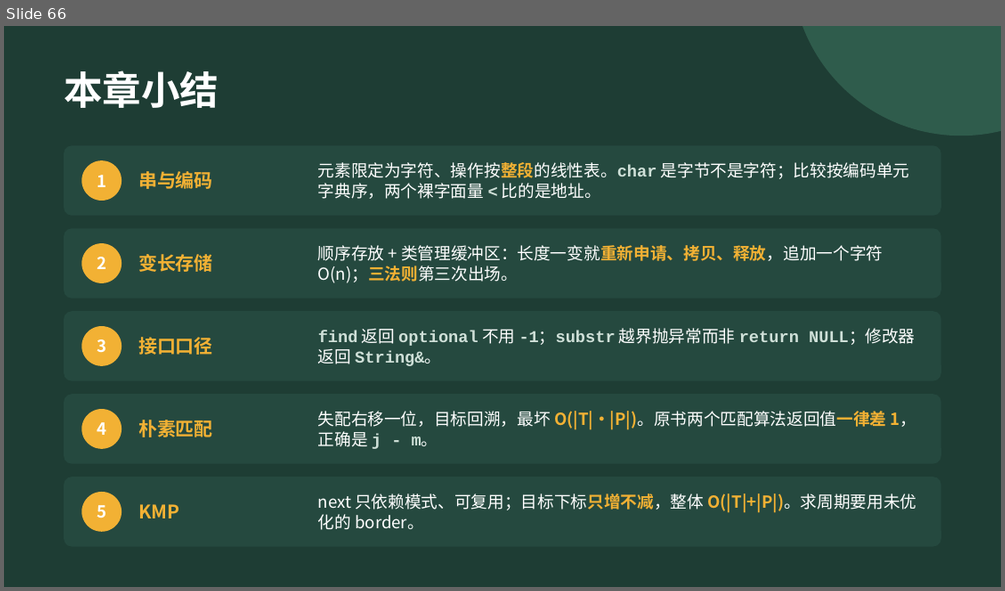
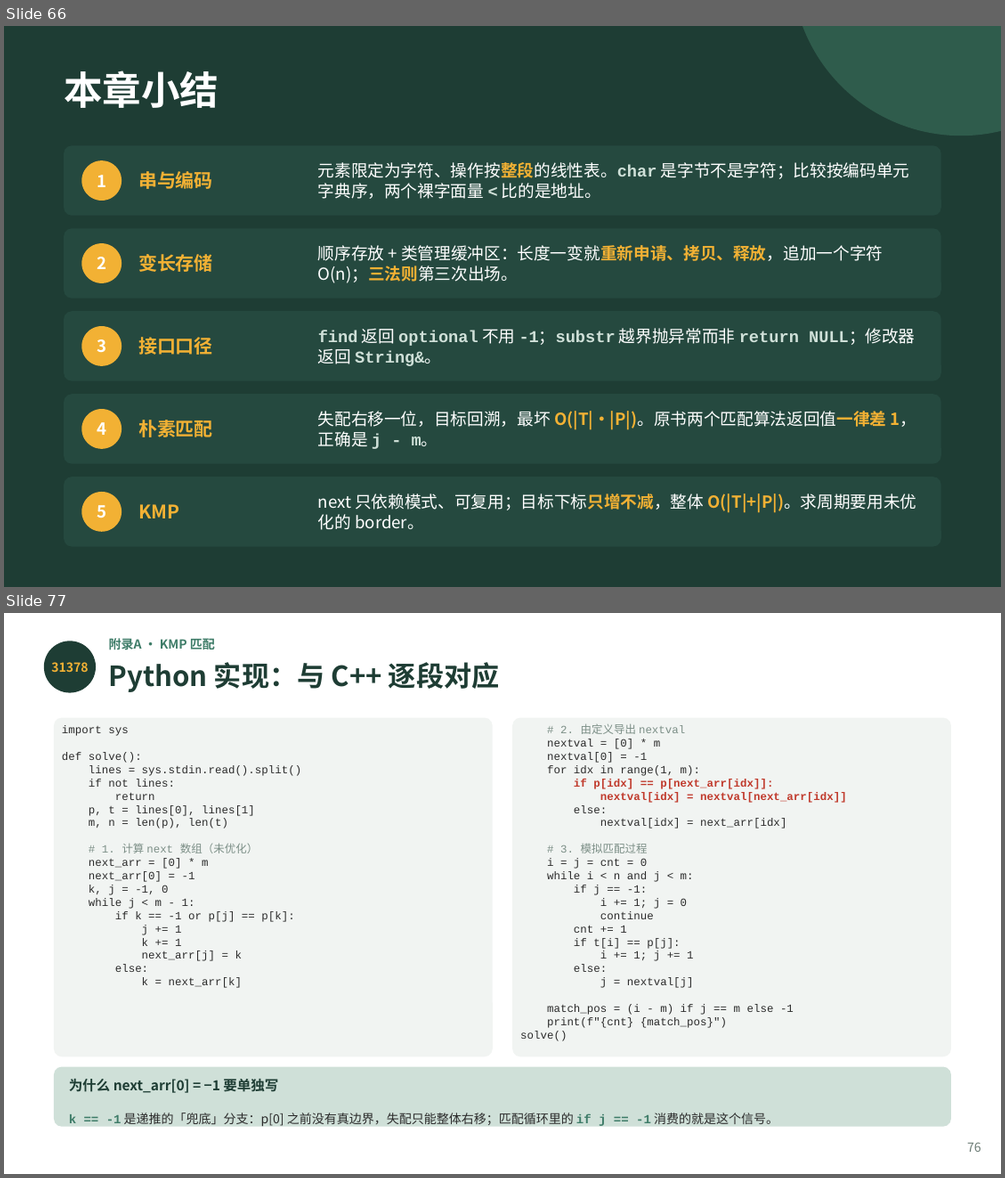
Before and after one commit to GMyhf/2026fall-cs201, a slide deck: courseware/202609_DSA_04_String.pptx. Shown one above the other, each under a label of ours: slide 66 before the commit, slides 66 and 77 after it; the slides between them are not shown. The pictures are 1005x591 and 1005x1178 pixels, drawn with LibreOffice and Linux fonts; fonts in the diff are those of the drawing. Boxes give left, top, right and bottom in pixels: in the first picture for what was removed or moved away, otherwise in the second. Text is boxed around its words. In the diff, an @@ line names an element or a change of style, - is before the commit and + after.

```diff
--- a/courseware/202609_DSA_04_String.pptx
+++ b/courseware/202609_DSA_04_String.pptx
@@ slide 77 added at box(4, 613, 1001, 1174), background #FFFFFF @@
@@ text added at box(109, 638, 215, 649), 9 pt, text #3E7C68, bold @@
+附录A · KMP 匹配
@@ ellipse added at box(44, 641, 96, 693), fill #1E3D34 @@
@@ text added at box(51, 662, 88, 672), 9 pt, text #F2B134, bold @@
+31378
@@ text added at box(109, 662, 500, 692), 20 pt, text #1E3D34, bold @@
+Python 实现：与 C++ 逐段对应
@@ rounded rectangle added at box(54, 718, 493, 1056), fill #F1F4F2 @@
@@ rounded rectangle added at box(512, 718, 951, 1056), fill #F1F4F2 @@
@@ text added at box(62, 725, 302, 988), 8 pt, text #2B2B2B @@
+import sys
+def solve():
+lines = sys.stdin.read().split()
+if not lines:
+return
+p, t = lines[0], lines[1]
+m, n = len(p), len(t)
+# 1. 计算 next 数组（未优化）
+next_arr = [0] * m
+next_arr[0] = -1
+k, j = -1, 0
+while j < m - 1:
+if k == -1 or p[j] == p[k]:
+j += 1
+k += 1
+next_arr[j] = k
+else:
+k = next_arr[k]
@@ text added at box(520, 724, 847, 1041), 8 pt, text #2B2B2B @@
+# 2. 由定义导出 nextval
+nextval = [0] * m
+nextval[0] = -1
+for idx in range(1, m):
+if p[idx] == p[next_arr[idx]]:
+nextval[idx] = nextval[next_arr[idx]]
+else:
+nextval[idx] = next_arr[idx]
+# 3. 模拟匹配过程
+i = j = cnt = 0
+while i < n and j < m:
+if j == -1:
+i += 1; j = 0
+continue
+cnt += 1
+if t[i] == p[j]:
+i += 1; j += 1
+else:
+j = nextval[j]
+match_pos = (i - m) if j == m else -1
+print(f"{cnt} {match_pos}")
+solve()
@@ rounded rectangle added at box(54, 1067, 951, 1127), fill #CFE0D8 @@
@@ text added at box(69, 1078, 278, 1093), 10 pt, text #1E3D34, bold @@
+为什么 next_arr[0] = −1 要单独写
@@ text added at box(69, 1112, 778, 1126), 9 pt, text #2B2B2B @@
+k == -1 是递推的「兜底」分支：p[0] 之前没有真边界，失配只能整体右移；匹配循环里的 if j == -1 消费的就是这个信号。
@@ text added at box(967, 1142, 981, 1151), 9 pt, text #6B7B74 @@
+76
```
Also in this commit, not shown: 2 slides changed, 17 other slides added, 2 other files.
